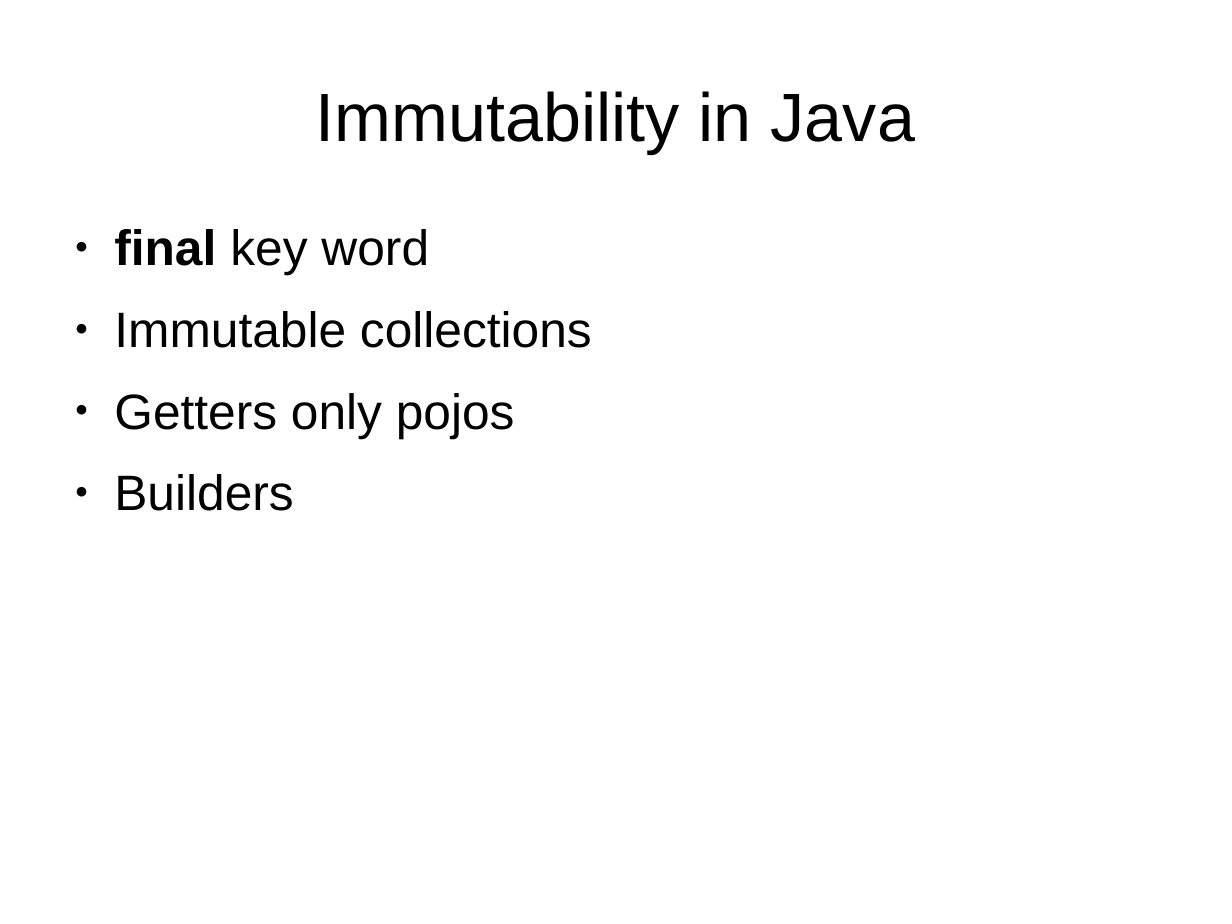
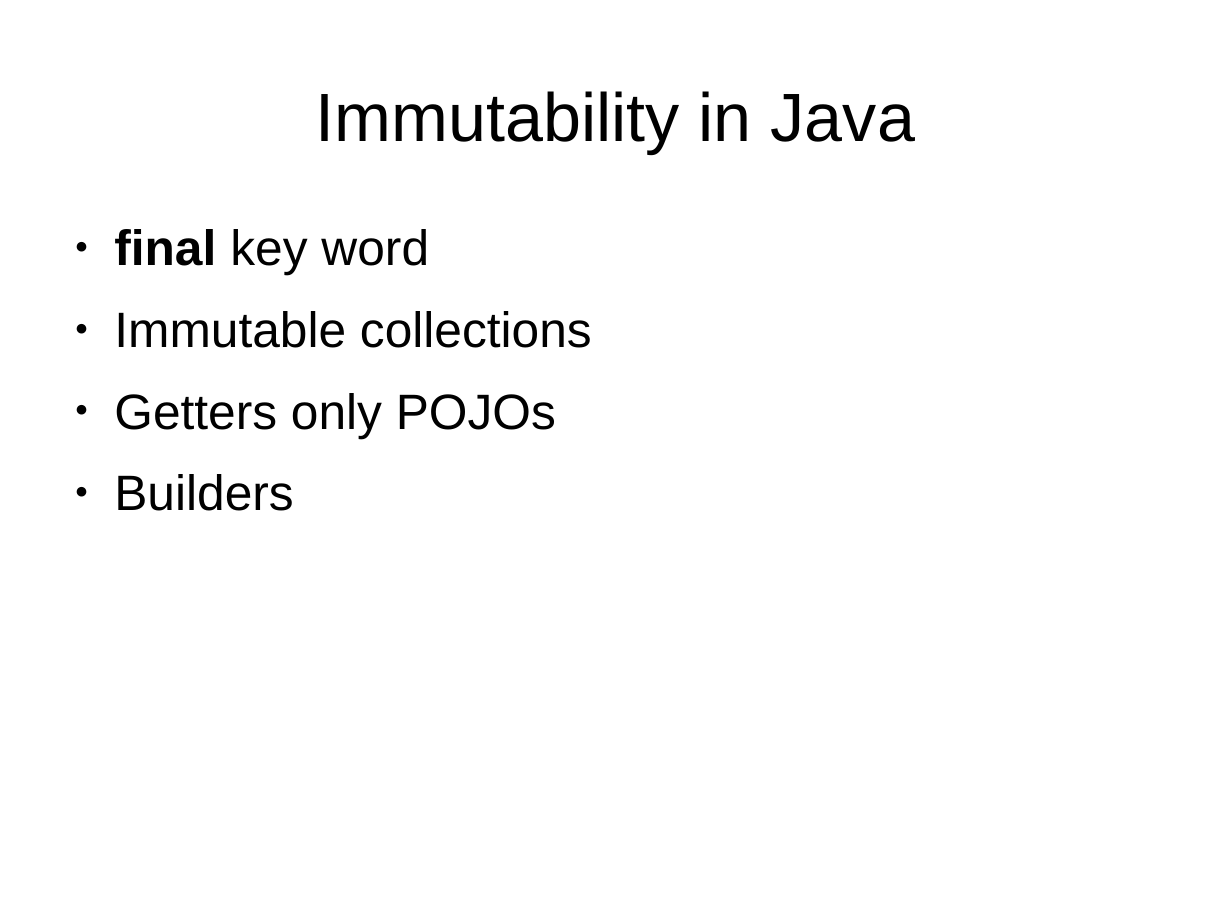
Before and after one commit to Koziolek/warsjawa_2014, a slide deck: slide 11 of beginning_fp/ch1.odp. Drawn at 1232x924 pixels with LibreOffice and Linux fonts; fonts in the diff are those of the drawing. Boxes give left, top, right and bottom in pixels: in the first picture for what was removed or moved away, otherwise in the second. Text is boxed around its words. In the diff, an @@ line names an element or a change of style, - is before the commit and + after.

```diff
--- a/beginning_fp/ch1.odp
+++ b/beginning_fp/ch1.odp
@@ text at [114,393,556,438]: text changed @@
-● Getters only pojos
+● Getters only POJOs
```
Also in this commit, not shown: 1 other slide changed, 9 slides added, 2 other files.
